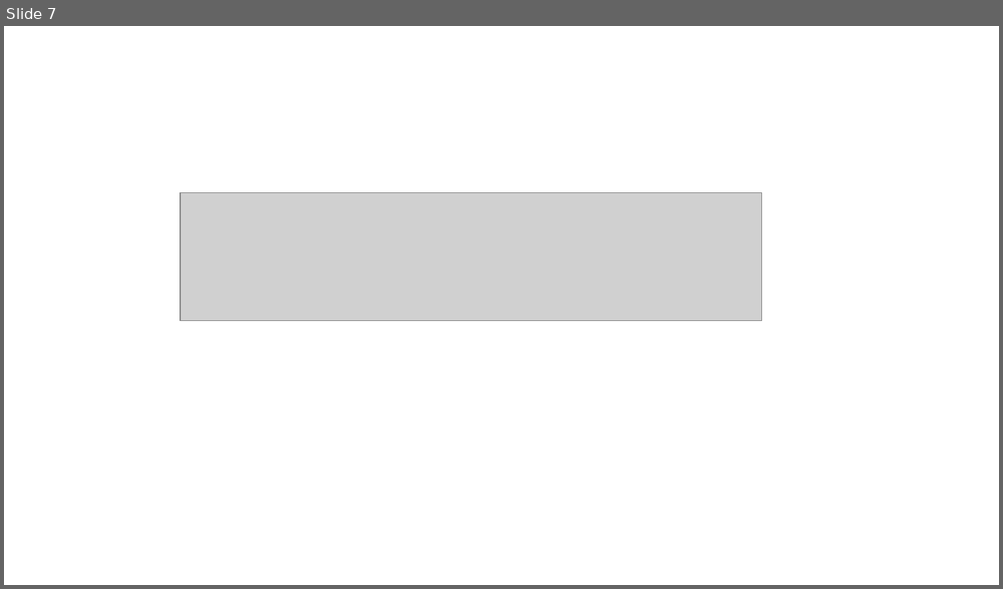
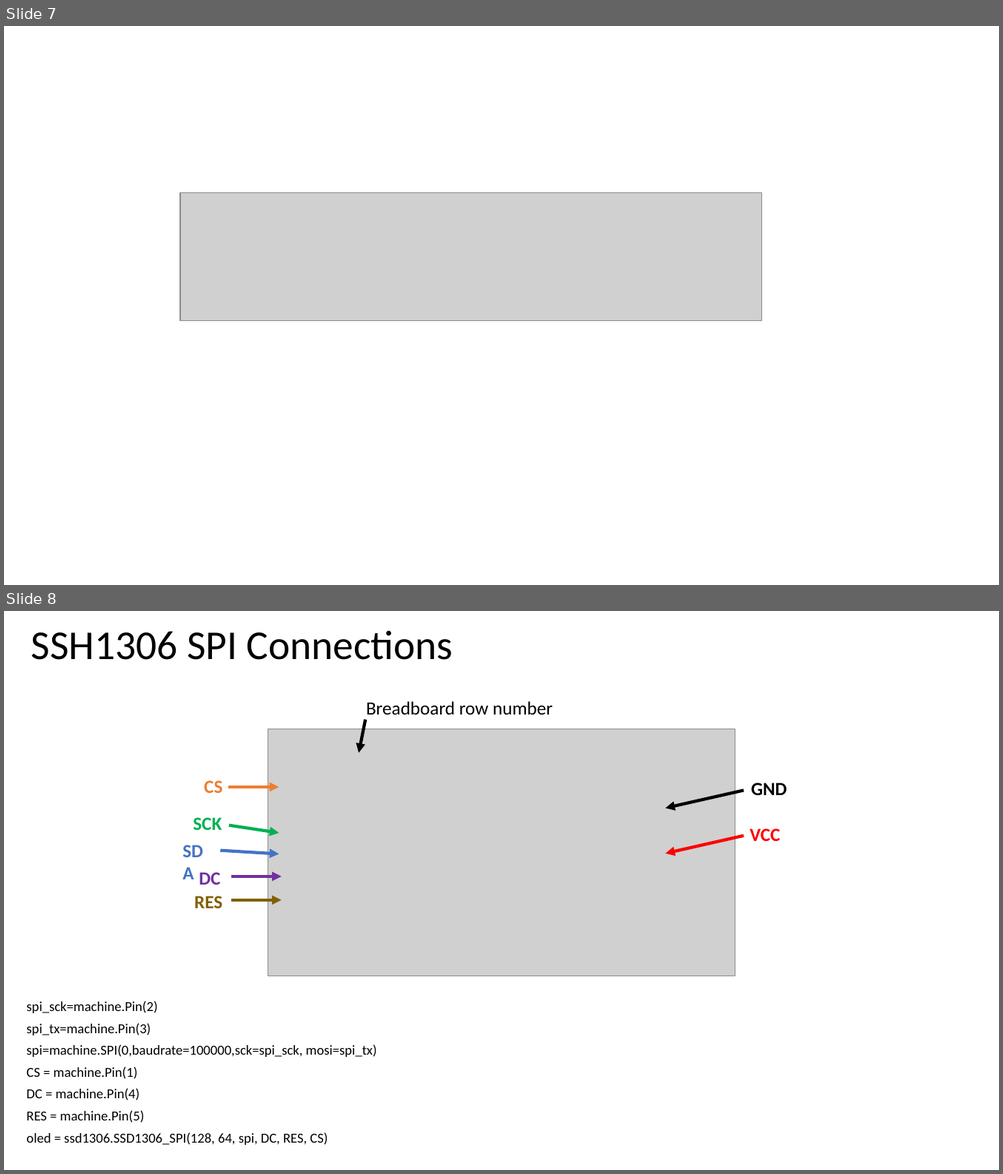
Before and after one commit to CoderDojoTC/micropython, a slide deck: docs/img/figures.pptx. Shown one above the other, each under a label of ours: slide 7 before the commit, slides 7 and 8 after it. The pictures are 1003x589 and 1003x1174 pixels, drawn with LibreOffice and Linux fonts; fonts in the diff are those of the drawing; grey boxes stand for pictures. Boxes give left, top, right and bottom in pixels: in the first picture for what was removed or moved away, otherwise in the second. Text is boxed around its words. In the diff, an @@ line names an element or a change of style, - is before the commit and + after.

```diff
--- a/docs/img/figures.pptx
+++ b/docs/img/figures.pptx
@@ slide 8 added at (4,611,999,1170), background #FFFFFF @@
@@ title added at (31,630,453,660), 39.6 pt, text #000000 @@
+SSH1306 SPI Connections
@@ arrow added from (365, 720) to (358, 753), #000000 3 pt @@
@@ text added at (366,701,552,715), 18 pt, text #000000 @@
+Breadboard row number
@@ picture added at (268,729,735,976) @@
@@ text added at (204,780,222,793), 18 pt, text #ED7D31, bold @@
+CS
@@ arrow added from (228, 787) to (279, 787), #ED7D31 3 pt @@
@@ text added at (751,783,786,795), 18 pt, text #000000, bold @@
+GND
@@ arrow added from (743, 791) to (665, 808), #000000 3 pt @@
@@ text added at (193,817,222,830), 18 pt, text #00B050, bold @@
+SCK
@@ arrow added from (228, 825) to (279, 833), #00B050 3 pt @@
@@ text added at (749,829,780,841), 18 pt, text #FF0000, bold @@
+VCC
@@ text added at (176,835,222,866), 18 pt, text #4472C4, bold @@
+SDA
@@ arrow added from (220, 851) to (279, 854), #4472C4 3 pt @@
@@ arrow added from (743, 835) to (665, 854), #FF0000 3 pt @@
@@ text added at (199,872,220,885), 18 pt, text #7030A0, bold @@
+DC
@@ arrow added from (231, 877) to (282, 877), #7030A0 3 pt @@
@@ text added at (194,896,222,908), 18 pt, text #806000, bold @@
+RES
@@ arrow added from (231, 900) to (282, 900), #806000 3 pt @@
@@ text added at (26,1001,377,1145), 13.3 pt, text #000000 @@
+spi_sck=machine.Pin(2)
+spi_tx=machine.Pin(3)
+spi=machine.SPI(0,baudrate=100000,sck=spi_sck, mosi=spi_tx)
+CS = machine.Pin(1)
+DC = machine.Pin(4)
+RES = machine.Pin(5)
+oled = ssd1306.SSD1306_SPI(128, 64, spi, DC, RES, CS)
```
Also in this commit, not shown: 17 other files.
